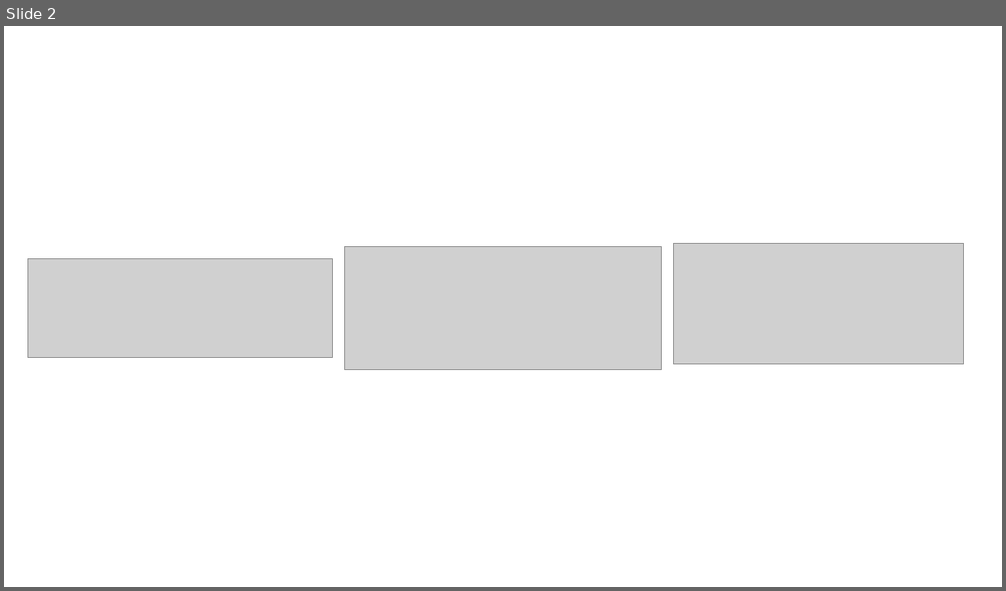
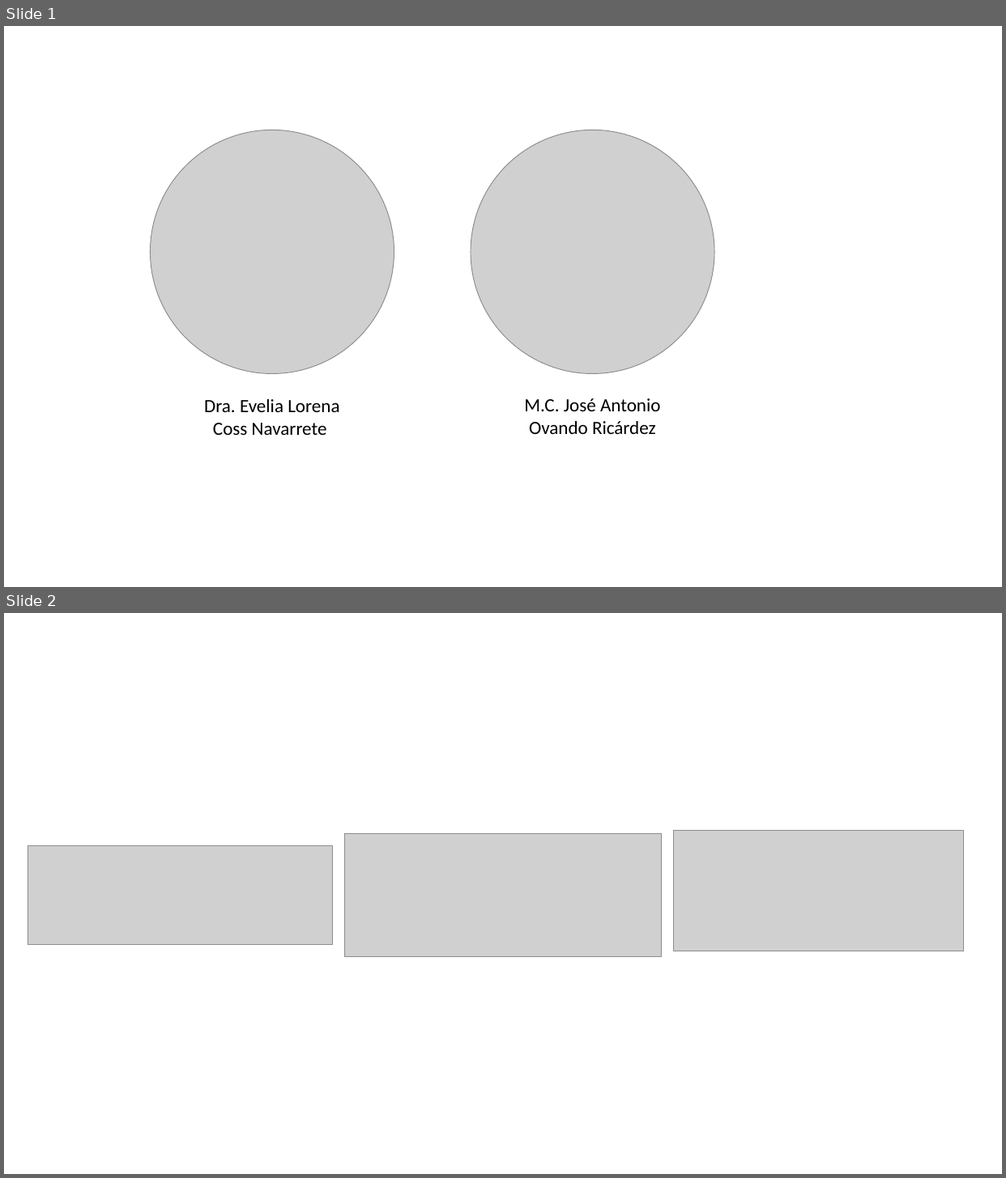
Before and after one commit to ComunidadBioInfo/bienvenida_cdsb2023, a slide deck: ayudantes.pptx. Shown one above the other, each under a label of ours: slide 2 before the commit, slides 1 and 2 after it. The pictures are 1006x591 and 1006x1178 pixels, drawn with LibreOffice and Linux fonts; fonts in the diff are those of the drawing; grey boxes stand for pictures. Boxes give left, top, right and bottom in pixels: in the first picture for what was removed or moved away, otherwise in the second. Text is boxed around its words. In the diff, an @@ line names an element or a change of style, - is before the commit and + after.

```diff
--- a/ayudantes.pptx
+++ b/ayudantes.pptx
@@ slide 1 added at (x1=4, y1=26, x2=1002, y2=587), background #FFFFFF @@
@@ picture added at (x1=150, y1=130, x2=394, y2=374) @@
@@ picture added at (x1=471, y1=130, x2=714, y2=374) @@
@@ text added at (x1=204, y1=399, x2=339, y2=435), 18 pt, text #000000 @@
+Dra. Evelia Lorena Coss Navarrete
@@ text added at (x1=524, y1=399, x2=661, y2=434), 18 pt, text #000000 @@
+M.C. José Antonio Ovando Ricárdez
```
Also in this commit, not shown: 1 slide removed, 13 other files.
